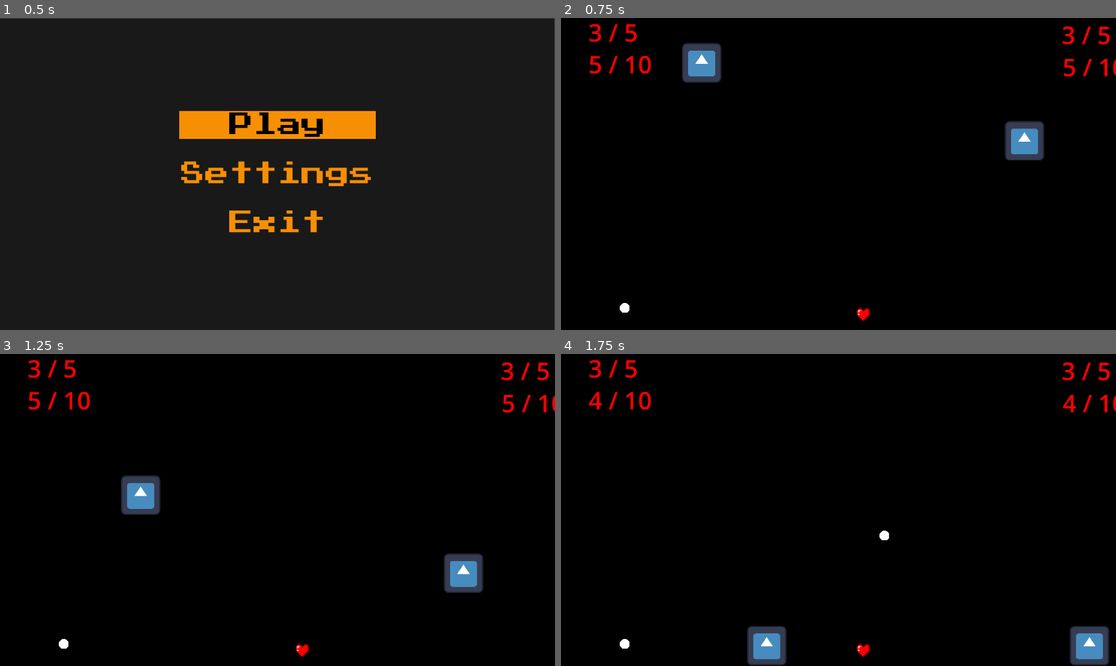
Above: before the commit, frames 1-4 (two rows, left to right).
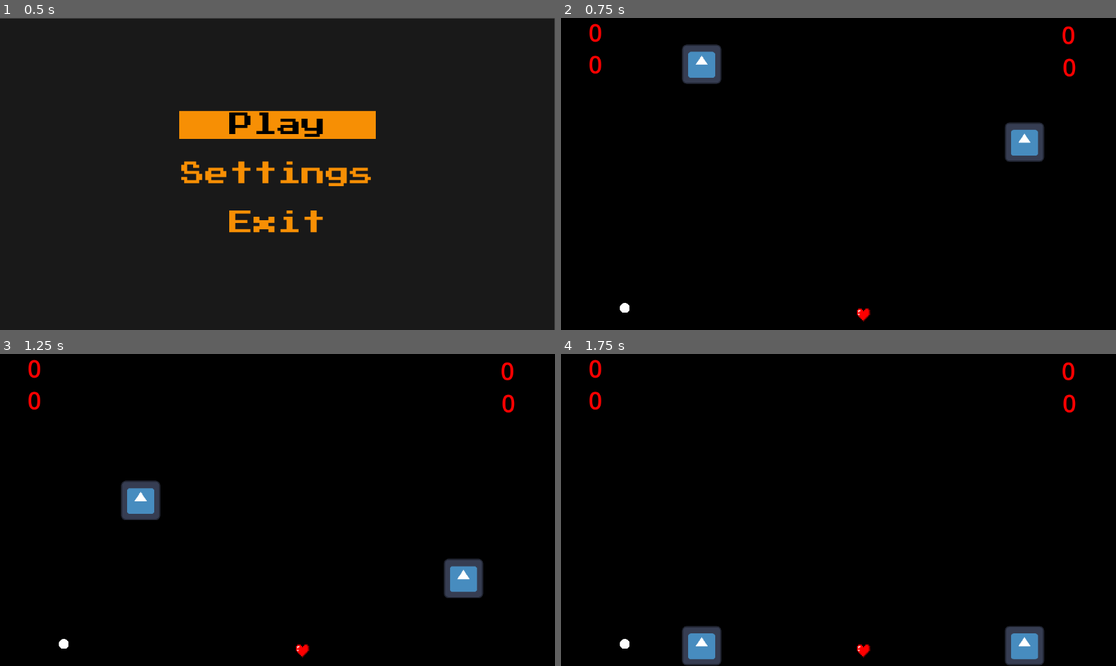
Above: after the commit, the same moments.

Repository: Jakub-Stankiewicz/platformer
Game: Godot game, scene res://scenes/menu.tscn
The game is run twice, just before and just after one commit, with the same random seed, the same clock (stepped at 60 frames per second) and the same inputs. The engine's default icon, where the game draws it, is replaced by a stand-in: a white triangle on a blue panel in a dark square.
Inputs (mouse positions are in pixels of both pictures, inside the frame that each line leads up to):
- Up to frame 1 (0.5 s): no input
- Up to frame 2 (0.75 s): click "Play" at 0.5 s
- Up to frame 3 (1.25 s): no input
- Up to frame 4 (1.75 s): tap Enter at 1.25 s; move the mouse to (960, 494) at 1.27 s; hold Right (ui_right) from 1.28 s (still down); click (960, 494) at 1.35 s

Frame 1 is identical in both runs. In frame 2, 1.0% of the frame differs, in the area x 5-100%, y 1-47%; in frame 3, 1.7%; in frame 4, 4.4%, in the area x 5-100%, y 1-100%.

Commit message:
obsluga 2 kontrolerow naraz

Diff:
--- a/scripts/autoload/game_controller.gd
+++ b/scripts/autoload/game_controller.gd
@@ -5,26 +5,36 @@
 var max_lives := 10
 var players: Dictionary
 
+var player_devices = {}
+
+func _input(event):
+	if event is InputEventJoypadButton or event is InputEventJoypadMotion: #and event.pressed:
+		if event.device not in player_devices:
+			var new_player_id = player_devices.size() + 1
+			player_devices[event.device] = new_player_id
+			# print("Assigned controller ", event.device, " to player ", new_player_id)
+
+
 func new_game(number_of_players):
-    for i in range(number_of_players):
-        add_player(i)
+	for i in range(number_of_players):
+		add_player(i)
 
 
 
 func add_player(player_id: int):
-    players[player_id] = max_lives
-    emit_signal("lives_updated", player_id, max_lives)
+	players[player_id] = max_lives
+	emit_signal("lives_updated", player_id, max_lives)
 
 
 
 func update_lives(player_id: int, amount: int):
-    if players.has(player_id):
-        players[player_id] += amount
-        emit_signal("lives_updated", player_id, players[player_id])
+	if players.has(player_id):
+		players[player_id] += amount
+		emit_signal("lives_updated", player_id, players[player_id])
 
-        if players[player_id] <= 0:
-            player_died(player_id)
+		if players[player_id] <= 0:
+			player_died(player_id)
 
 
 func player_died(player_id: int):
-    print("Player %d is out!" % player_id)
+	print("Player %d is out!" % player_id)
--- a/scripts/character.gd
+++ b/scripts/character.gd
@@ -12,18 +12,14 @@
 var jump_count = 0
 var direction = 1.0
 
+@export var max_ammo: int = 10
+var current_ammo: int = 5
 
+var player_devices = GameController.player_devices
 
-#func shoot(shooting_direction):
-	#var projectile = projectile_scene.instantiate()
-	#
-	#if shooting_direction == -1.0:
-		#projectile.direction = Vector2.LEFT
-	#else:
-		#projectile.direction = Vector2.RIGHT
-#
-	#projectile.global_position = global_position + (projectile.direction * 60)#(offset)
-	#get_tree().current_scene.add_child(projectile)
+var previous_jump_pressed = false
+var previous_shoot_pressed = false
+
 
 func shoot(shooting_direction):
 	if current_ammo <= 0:
@@ -52,62 +48,63 @@
 	jump_count += 1
 	velocity.y = jump_velocity
 
-@export var max_ammo: int = 10
-var current_ammo: int = 5
 
-
-func _physics_process(delta: float) -> void:
-	#label.text = str(jump_count)
+func _process(delta: float) -> void:
 
 	# Add the gravity.
 	if not is_on_floor():
 		velocity += get_gravity() * delta
+	else:
+		jump_count = 0
+
+	for device_id in player_devices.keys():
+		if player_devices[device_id] != player_id:
+			continue
+
+		var axis_x = Input.get_joy_axis(device_id, JOY_AXIS_LEFT_X)
+		direction = 1.0 if axis_x > 0 else -1.0 if axis_x < 0 else direction
+		velocity.x = direction * speed if abs(axis_x) > 0.1 else move_toward(velocity.x, 0, speed)
+
+		# Jump button edge detection
+		var jump_pressed = Input.is_joy_button_pressed(device_id, JOY_BUTTON_B)
+
+		if jump_pressed and not previous_jump_pressed:
+			if jump_count < max_jump_count:
+				jump()
+		previous_jump_pressed = jump_pressed
+
+		# Shoot button edge detection
+		var shoot_pressed = Input.is_joy_button_pressed(device_id, JOY_BUTTON_A)
+
+		if shoot_pressed and not previous_shoot_pressed:
+			shoot(direction)
+		previous_shoot_pressed = shoot_pressed
 
 
-	if Input.get_axis("ui_left", "ui_right"):
-		direction = 1.0 if Input.get_axis("ui_left", "ui_right") > 0 else -1.0   # checking becuase gmepad joys give values other than 1.0 and -1.0
-		velocity.x = direction * speed
-		print(direction)
-	else:
-		velocity.x = move_toward(velocity.x, 0, speed)
-
-
-	## SHOOTING
-	if Input.is_action_just_pressed("shoot"):
-		shoot(direction)
-
-	## JUMPING
-	if Input.is_action_just_pressed("jump") and (is_on_floor() or jump_count < max_jump_count):
-		jump()
-
-
-	## Resetting the jump count
-	if is_on_floor():
-		jump_count = 1
 
 	move_and_slide()
 
-#HEALTH
-var max_health: int = 5
-var current_health: int = 3
+# #HEALTH
+# var max_health: int = 5
+# var current_health: int = 3
 
 
-func add_health(amount: int):
-	current_health = min(current_health + amount, max_health)
-	print("HP:", current_health)
-	update_health_label()
+# func add_health(amount: int):
+# 	current_health = min(current_health + amount, max_health)
+# 	print("HP:", current_health)
+# 	update_health_label()
 
-func add_ammo(amount: int):
-	current_ammo = min(current_ammo + amount, max_ammo)
-	update_ammo_label()
+# func add_ammo(amount: int):
+# 	current_ammo = min(current_ammo + amount, max_ammo)
+# 	update_ammo_label()
 
 
-func update_health_label():
-	var label_name = "player_%d_lives" % player_id
-	var label_path = "Arena/" + label_name
-	var label = get_tree().root.get_node(label_path)
-	label.text = "%d / %d" % [current_health, max_health]
+# func update_health_label():
+# 	var label_name = "player_%d_lives" % player_id
+# 	var label_path = "Arena/" + label_name
+# 	var label = get_tree().root.get_node(label_path)
+# 	label.text = "%d / %d" % [current_health, max_health]
 
-func _ready():
-	update_health_label()
-	update_ammo_label()
+# func _ready():
+# 	update_health_label()
+# 	update_ammo_label()
